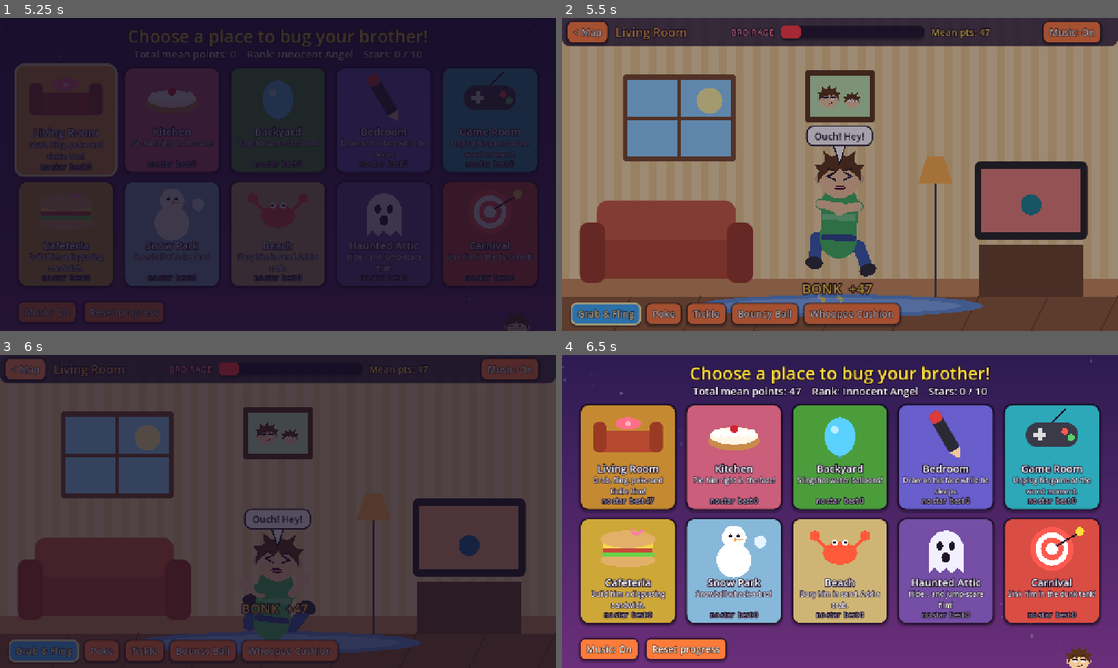
Above: before the commit, frames 1-4 (two rows, left to right).
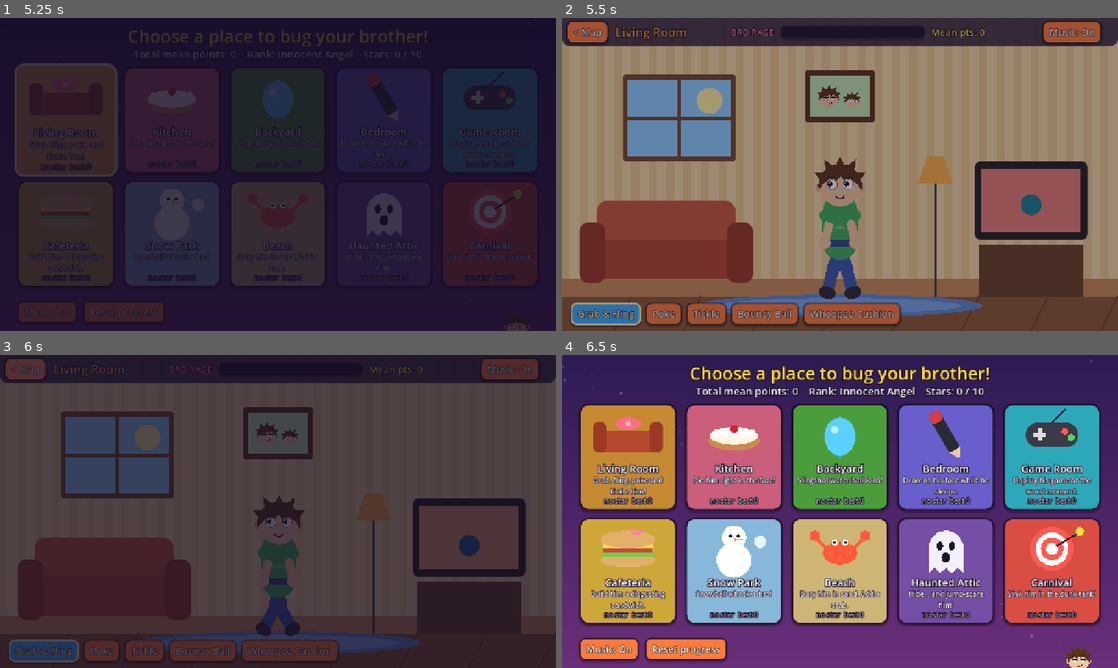
Above: after the commit, the same moments.

Repository: Username846/mean
Game: Godot game, scene res://main.tscn
Same seed, same stepped clock (60 frames per second), same inputs: the game is played once before the commit and once after it.
Inputs (mouse positions are in pixels of both pictures, inside the frame that each line leads up to):
- Up to frame 1 (5.25 s): click (528, 39) at 0.52 s; click (528, 39) at 1.27 s; click (528, 39) at 2.02 s; tap Enter at 2.75, 3.5, 4.25 s; move the mouse to (400, 158) at 2.77 s; click (400, 158) at 2.92 s; tap Space at 3.02, 3.32 s; drag from (166, 190) to (250, 237) at 3.52 s; move the mouse to (333, 105) at 4.27 s; click (333, 105) at 4.42 s; click "Living Room" at 5 s
- Up to frame 2 (5.5 s): no input
- Up to frame 3 (6 s): click "< Map" at 5.75 s
- Up to frame 4 (6.5 s): no input

Frame 1 is identical in both runs. In frame 2, 3.7% of the frame differs, in the area x 39-77%, y 2-92%; in frame 3, 2.9%; in frame 4, 1.1%.

Commit message:
Calm the living-room ragdoll and give the whoopee cushion a real fart
Ragdoll: the standing 'muscles' pushed positions without matching the
previous positions, which injected velocity every substep, and the pose
targets didn't match the bone lengths. Left alone he toppled, lurched
up, slid into walls and racked up rage on his own. Now the muscles move
pos and prev together (no added energy) and damp leftover motion, the
pose matches the skeleton exactly, he recovers in place (kept away from
walls), and floor friction is higher.

Whoopee cushion: replace the square-wave buzz with a synthesized fart
(irregular flap pulses with wandering pitch, cavity resonances, breathy
air and a wet sputter tail) in three variations, and trigger it when his
hips, chest or head land on the cushion, not only an exact hip hit.

Co-Authored-By: Claude Opus 5.5 <noreply@anthropic.com>
Claude-Session: https://claude.ai/code/session_01SezfEgGbnAaW42eF7KRVR8

Diff:
--- a/scripts/scenes/living_room.gd
+++ b/scripts/scenes/living_room.gd
@@ -21,6 +21,7 @@
 var tool := "hand"
 var stun := 0.0
 var stand := 1.0
+var stand_x := 640.0
 var dizzy := 0.0
 var tickle := 0.0
 var tickle_reward := 0.0
@@ -50,13 +51,10 @@
 func setup() -> void:
 	bro = spawn_bro(Vector2(640, 600))
 	bro.visible = false
-	var base := Vector2(640, FLOOR)
-	var rest := [Vector2(0, -241), Vector2(0, -191), Vector2(0, -96), Vector2(-34, -150),
-		Vector2(-40, -106), Vector2(34, -150), Vector2(40, -106), Vector2(-16, -50),
-		Vector2(-22, -16), Vector2(16, -50), Vector2(22, -16)]
-	for p in rest:
-		pos.append(base + p)
-		prev.append(base + p)
+	var rest := _pose(640.0)
+	for i in RADII.size():
+		pos.append(rest[i])
+		prev.append(rest[i])
 	_build_toolbar()
 	hint_label.visible = false
 
@@ -85,6 +83,23 @@
 
 
 func debug_state(n: int) -> void:
+	if n == 4:
+		# test hook: hurl him at the right wall, then trace the recovery
+		for i in pos.size():
+			prev[i] = pos[i] - Vector2(30, 12)
+		stun = 1.5
+		debug_state(3)
+	if n == 3:
+		# test hook: log his motion while nobody touches him
+		var tm := Timer.new()
+		tm.wait_time = 0.5
+		tm.autostart = true
+		tm.timeout.connect(func():
+			var sp := 0.0
+			for i in pos.size():
+				sp += (pos[i] - prev[i]).length()
+			print("TRACE t=%.1f pelvis=(%.0f,%.0f) head=(%.0f,%.0f) speed=%.1f stun=%.2f rage=%.0f" % [time, pos[PELVIS].x, pos[PELVIS].y, pos[HEAD].x, pos[HEAD].y, sp, stun, rage]))
+		add_child(tm)
 	if n == 1:
 		for i in pos.size():
 			pos[i] += Vector2(-200, -150)
@@ -219,25 +234,37 @@
 		pos[b] -= d * diff * 0.5
 
 
-func _muscles(h: float) -> void:
+## Pulls him back into a standing pose around `stand_x`. Moves pos and prev
+## together, so it repositions him without adding any velocity; it also bleeds
+## off leftover motion. (Pushing pos alone pumped energy in and made him lurch.)
+func _muscles(_h: float) -> void:
 	if grabbed >= 0 or stun > 0 or tickle > 0.2:
 		return
-	var k := 0.045 * stand
-	var px := pos[PELVIS].x
-	var sway := sin(time * 1.3) * 4.0
-	var base := FLOOR
-	var targets := {
-		PELVIS: Vector2(px, base - 96), NECK: Vector2(px + sway, base - 191),
-		HEAD: Vector2(px + sway * 1.5, base - 241), LKN: Vector2(px - 16, base - 50),
-		RKN: Vector2(px + 16, base - 50), LFT: Vector2(px - 22, base - 16), RFT: Vector2(px + 22, base - 16),
-		LEL: Vector2(px - 36 + sway, base - 150), REL: Vector2(px + 36 + sway, base - 150),
-		LHA: Vector2(px - 42, base - 106), RHA: Vector2(px + 42, base - 106),
+	var k := 0.07 * stand * stand
+	var damp := 0.12 * stand
+	var targets := _pose(stand_x, sin(time * 1.3) * 3.0, bro.mood == "angry" or rage > 80)
+	for i in targets:
+		var d: Vector2 = (targets[i] - pos[i]) * k
+		pos[i] += d
+		prev[i] += d
+		prev[i] = prev[i].lerp(pos[i], damp)
+
+
+## Standing pose. Joint distances match the STICKS lengths exactly, so the
+## muscles never fight the skeleton (a mismatch made him jitter and topple).
+func _pose(px: float, sway := 0.0, fists := false) -> Dictionary:
+	var f := FLOOR
+	var pose := {
+		PELVIS: Vector2(px, f - 110), NECK: Vector2(px + sway, f - 205), HEAD: Vector2(px + sway, f - 255),
+		LKN: Vector2(px - 16, f - 61), RKN: Vector2(px + 16, f - 61),
+		LFT: Vector2(px - 26, f - 16), RFT: Vector2(px + 26, f - 16),
+		LEL: Vector2(px - 30 + sway, f - 170), REL: Vector2(px + 30 + sway, f - 170),
+		LHA: Vector2(px - 36, f - 127), RHA: Vector2(px + 36, f - 127),
 	}
-	if bro.mood == "angry" or rage > 80:
-		targets[LHA] = Vector2(px - 30, base - 140)
-		targets[RHA] = Vector2(px + 30, base - 140)
-	for i in targets:
-		pos[i] += (targets[i] - pos[i]) * k
+	if fists:
+		pose[LHA] = Vector2(px - 44, f - 210)
+		pose[RHA] = Vector2(px + 44, f - 210)
+	return pose
 
 
 func _collide() -> void:
@@ -249,7 +276,7 @@
 			hit = maxf(hit, v.y)
 			pos[i].y = FLOOR - r
 			prev[i].y = pos[i].y + v.y * 0.35
-			prev[i].x = pos[i].x - v.x * 0.75
+			prev[i].x = pos[i].x - v.x * 0.5
 		if pos[i].y < 60 + r:
 			hit = maxf(hit, -v.y)
 			pos[i].y = 60 + r
@@ -325,8 +352,16 @@
 		speed += (pos[i] - prev[i]).length()
 	if grabbed < 0 and speed < 3.0:
 		stun -= dt
-	if stun <= 0:
-		stand = minf(1.0, stand + dt * 0.7)
+	if stun > 0:
+		stand = 0.0
+	else:
+		if stand == 0.0:
+			# get up where he lies, but never pressed against a wall
+			stand_x = clampf(pos[PELVIS].x, 170.0, 1110.0)
+		stand = minf(1.0, stand + dt * 0.8)
+		if stand >= 1.0:
+			# settle his balance point over where his feet actually planted
+			stand_x = lerpf(stand_x, clampf((pos[LFT].x + pos[RFT].x) / 2.0, 170.0, 1110.0), dt * 1.5)
 	# tickling
 	if tool == "feather" and mouse_down:
 		var near := _nearest(mouse, 30) >= 0
@@ -344,15 +379,18 @@
 	tickle = maxf(0.0, tickle - dt)
 	if tickle > 0.2:
 		for i in [LHA, RHA, LFT, RFT]:
-			prev[i] += Vector2(randf_range(-4, 4), randf_range(-4, 4))
+			prev[i] += Vector2(randf_range(-2.5, 2.5), randf_range(-2.5, 2.5))
 	# whoopee cushion
 	if cushion.x > 0 and cushion_cd <= 0:
-		var p := pos[PELVIS]
-		var v := (p - prev[PELVIS]).y
-		if absf(p.x - cushion.x) < 60 and p.y > FLOOR - 75 and v > 0.5:
+		var squashed := false
+		for i in [PELVIS, NECK, HEAD]:
+			var v := (pos[i] - prev[i]).y
+			if absf(pos[i].x - cushion.x) < 70 and pos[i].y > FLOOR - RADII[i] - 40 and v > 0.4:
+				squashed = true
+		if squashed:
 			cushion_cd = 2.5
 			cushion_squash = 1.0
-			Game.sfx("fart", 0.15)
+			Game.sfx(["fart", "fart2", "fart3"].pick_random(), 0.1)
 			bro.set_mood("surprised", 2.0)
 			add_rage(9.0, cushion + Vector2(0, -60), "PFFFRT!")
 			burst(cushion + Vector2(0, -10), 18, [Color(0.75, 0.9, 0.5, 0.6)], 200, 10, -60, 1.2)
@@ -429,10 +467,10 @@
 		draw_set_transform(Vector2.ZERO, 0, Vector2.ONE)
 	var along := (pos[PELVIS] - pos[NECK]).normalized()
 	var perp := along.orthogonal()
-	Bro.limb(self, pos[NECK] + along * 10, pos[PELVIS], 84, shirt)
+	Bro.limb(self, pos[NECK] + along * 10, pos[PELVIS] - along * 14, 80, shirt)
 	var mid := pos[NECK].lerp(pos[PELVIS], 0.45)
 	draw_line(mid - perp * 38, mid + perp * 38, shirt.lightened(0.25), 14)
-	Bro.limb(self, pos[PELVIS] - along * 6 - perp * 34, pos[PELVIS] - along * 6 + perp * 34, 14, pants.darkened(0.2))
+	Bro.limb(self, pos[PELVIS] - along * 12 - perp * 32, pos[PELVIS] - along * 12 + perp * 32, 14, pants.darkened(0.2))
 	for arm in [[LEL, LHA, -1], [REL, RHA, 1]]:
 		var sh: Vector2 = pos[NECK] + along * 18 - perp * 36 * arm[2]
 		Bro.limb(self, sh, pos[arm[0]], 24, shirt)
Not shown, added: assets/sfx/fart2.ogg.import
Not shown, added: assets/sfx/fart3.ogg.import
Not shown, changed: assets/sfx/fart.ogg
Not shown, added: assets/sfx/fart2.ogg
Not shown, added: assets/sfx/fart3.ogg
Not shown, changed: docs/index.html
Not shown, changed: docs/index.pck
Not shown, changed: tools/gen_sfx.py
